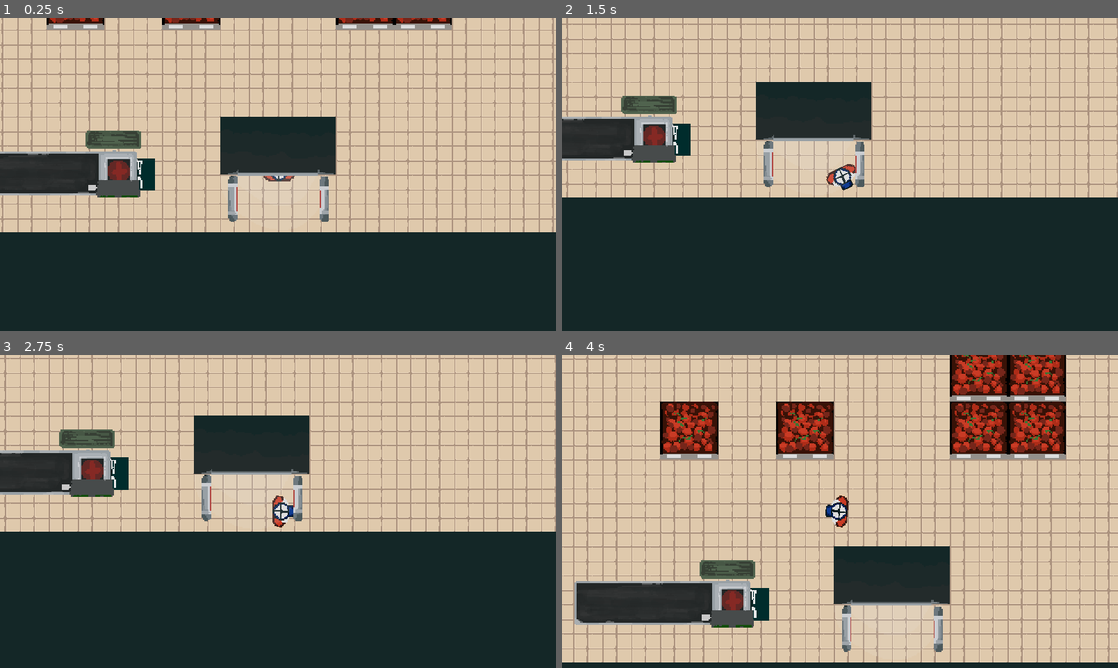
Above: before the commit, frames 1-4 (two rows, left to right).
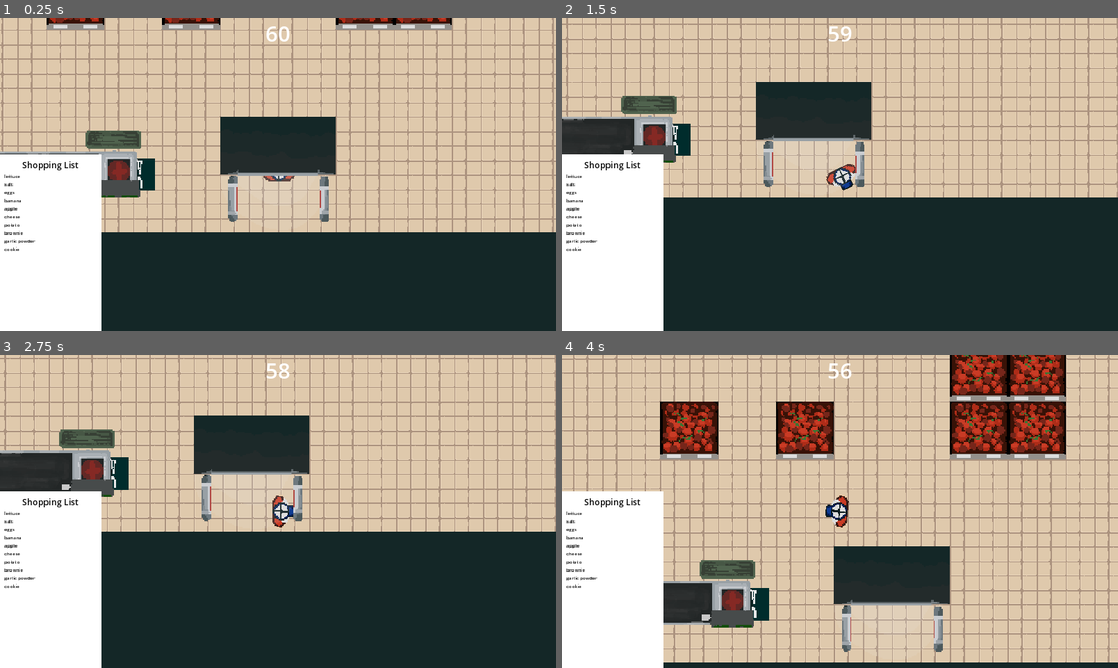
Above: after the commit, the same moments.

Repository: Drury-Indie-Game-Studio/GGJ2024
Game: Godot game, scene res://Scenes/world.tscn
Same seed, same stepped clock (60 frames per second), same inputs: the game is played once before the commit and once after it. This scene is started directly instead of the project's main scene.
Inputs (mouse positions are in pixels of both pictures, inside the frame that each line leads up to):
- Up to frame 1 (0.25 s): no input
- Up to frame 2 (1.5 s): tap Enter at 0.5 s; move the mouse to (962, 158) at 0.52 s; hold Right (ui_right) 0.53-1.28 s; tap Space at 1.25 s; move the mouse to (728, 190) at 1.27 s; hold Down (ui_down) from 1.28 s (still down)
- Up to frame 3 (2.75 s): move the mouse to (333, 442) at 2.02 s; release Down (ui_down) at 2.03 s; hold Right (ui_right) from 2.03 s (still down)
- Up to frame 4 (4 s): move the mouse to (812, 574) at 2.77 s; release Right (ui_right) at 2.78 s; hold Up (ui_up) 2.78-3.53 s; move the mouse to (1006, 558) at 3.52 s; hold Left (ui_left) from 3.53 s (still down)

The runs differ from the first frame. In frame 1, 10% of the frame differs, in the area x 0-53%, y 2-100%; in frame 2, 10%; in frame 3, 10%; in frame 4, 10%.

Commit message:
All Functional Scenes

Diff:
--- /dev/null
+++ b/Scenes/CanvasLayer.gd
@@ -0,0 +1,11 @@
+extends CanvasLayer
+
+
+# Called when the node enters the scene tree for the first time.
+func _ready():
+	pass # Replace with function body.
+
+
+# Called every frame. 'delta' is the elapsed time since the previous frame.
+func _process(delta: float) -> void:
+	pass
--- a/Scenes/GameUI.tscn
+++ b/Scenes/GameUI.tscn
@@ -1,4 +1,6 @@
-[gd_scene load_steps=3 format=3 uid="uid://dbfh3saqgp4bs"]
+[gd_scene load_steps=4 format=3 uid="uid://dbfh3saqgp4bs"]
+
+[ext_resource type="Script" path="res://Scenes/Items.gd" id="1_sqclr"]
 
 [sub_resource type="Gradient" id="Gradient_1ch7i"]
 offsets = PackedFloat32Array(1)
@@ -18,7 +20,7 @@
 [node name="VBoxContainer" type="VBoxContainer" parent="."]
 layout_mode = 2
 
-[node name="Label" type="Label" parent="VBoxContainer"]
+[node name="TimeLeft" type="Label" parent="VBoxContainer"]
 layout_mode = 2
 size_flags_vertical = 3
 theme_override_font_sizes/font_size = 75
@@ -44,61 +46,16 @@
 theme_override_constants/margin_right = 15
 theme_override_constants/margin_bottom = 15
 
-[node name="VBoxContainer" type="VBoxContainer" parent="VBoxContainer/TextureRect/MarginContainer"]
+[node name="List" type="VBoxContainer" parent="VBoxContainer/TextureRect/MarginContainer"]
 layout_mode = 2
 
-[node name="Label" type="Label" parent="VBoxContainer/TextureRect/MarginContainer/VBoxContainer"]
+[node name="Label" type="Label" parent="VBoxContainer/TextureRect/MarginContainer/List"]
 layout_mode = 2
 theme_override_colors/font_color = Color(0, 0, 0, 1)
 theme_override_font_sizes/font_size = 30
 text = "Shopping List"
 horizontal_alignment = 1
 
-[node name="Label2" type="Label" parent="VBoxContainer/TextureRect/MarginContainer/VBoxContainer"]
+[node name="Items" type="VBoxContainer" parent="VBoxContainer/TextureRect/MarginContainer/List"]
 layout_mode = 2
-theme_override_colors/font_color = Color(0, 0, 0, 1)
-theme_override_font_sizes/font_size = 30
-text = "Item"
-horizontal_alignment = 1
-
-[node name="Label3" type="Label" parent="VBoxContainer/TextureRect/MarginContainer/VBoxContainer"]
-layout_mode = 2
-theme_override_colors/font_color = Color(0, 0, 0, 1)
-theme_override_font_sizes/font_size = 30
-text = "Item"
-horizontal_alignment = 1
-
-[node name="Label4" type="Label" parent="VBoxContainer/TextureRect/MarginContainer/VBoxContainer"]
-layout_mode = 2
-theme_override_colors/font_color = Color(0, 0, 0, 1)
-theme_override_font_sizes/font_size = 30
-text = "Item"
-horizontal_alignment = 1
-
-[node name="Label5" type="Label" parent="VBoxContainer/TextureRect/MarginContainer/VBoxContainer"]
-layout_mode = 2
-theme_override_colors/font_color = Color(0, 0, 0, 1)
-theme_override_font_sizes/font_size = 30
-text = "Item"
-horizontal_alignment = 1
-
-[node name="Label6" type="Label" parent="VBoxContainer/TextureRect/MarginContainer/VBoxContainer"]
-layout_mode = 2
-theme_override_colors/font_color = Color(0, 0, 0, 1)
-theme_override_font_sizes/font_size = 30
-text = "Item"
-horizontal_alignment = 1
-
-[node name="Label7" type="Label" parent="VBoxContainer/TextureRect/MarginContainer/VBoxContainer"]
-layout_mode = 2
-theme_override_colors/font_color = Color(0, 0, 0, 1)
-theme_override_font_sizes/font_size = 30
-text = "Item"
-horizontal_alignment = 1
-
-[node name="Label8" type="Label" parent="VBoxContainer/TextureRect/MarginContainer/VBoxContainer"]
-layout_mode = 2
-theme_override_colors/font_color = Color(0, 0, 0, 1)
-theme_override_font_sizes/font_size = 30
-text = "Item"
-horizontal_alignment = 1
+script = ExtResource("1_sqclr")
--- /dev/null
+++ b/Scenes/Items.gd
@@ -0,0 +1,11 @@
+extends VBoxContainer
+
+
+# Called when the node enters the scene tree for the first time.
+func _ready():
+	pass # Replace with function body.
+
+
+# Called every frame. 'delta' is the elapsed time since the previous frame.
+func _process(delta):
+	pass
--- a/Scenes/World.gd
+++ b/Scenes/World.gd
@@ -1,5 +1,6 @@
 extends Node2D
 
+var GameTime = 60
 var itemList = ["apple", "banana", "orange", "lettuce", "carrot", "potato", "milk", "cheese", "butter", "eggs", "beef", "chicken", "bread", "cookie", "brownie", "pepper", "salt", "garlic powder"]
 var shoppingList = ["", "", "", "", "", "", "", "", "", ""]
 var itemDict = {
@@ -44,6 +45,22 @@
 
 	$Supermarket.placeItems()
 
+	for item in shoppingList:
+		var label = Label.new()
+		label.text = item
+		label.modulate = Color(0,0,0)
+		$CanvasLayer/Control/VBoxContainer/TextureRect/MarginContainer/List/Items.add_child(label)
+		print(label.text)
+	$CanvasLayer/Control/VBoxContainer/TimeLeft.text = str(GameTime)
+	$Timer.start()
+
+func checkTime():
+	if GameTime < 1:
+		# Game Over
+		pass
+	else:
+		GameTime-=1
+	$CanvasLayer/Control/VBoxContainer/TimeLeft.text = str(GameTime)
 func _process(delta):
 	pass
 	if timerIsGoing == true:
@@ -51,4 +68,3 @@
 		if timer <= 0:
 			pass
 		pass
-	print(timer)
--- a/Scenes/collectible.gd
+++ b/Scenes/collectible.gd
@@ -2,6 +2,7 @@
 
 var fade = 1.0
 var collected = false
+var itemName = "?"
 
 func _ready():
 	fade = 1.0
@@ -11,7 +12,13 @@
 func _on_body_entered(body):
 	if collected == false:
 		collected = true
-		print("Collected")
+		print("Collected "+itemName)
+		var itemList = get_node("../../CanvasLayer/Control/VBoxContainer/TextureRect/MarginContainer/List/Items").get_children()
+		print(itemList)
+		for i in itemList:
+			print(i)
+			if i.text == itemName:
+				i.queue_free()
 
 func _process(delta):
 	if collected == true:
--- a/Scenes/supermarket.gd
+++ b/Scenes/supermarket.gd
@@ -13,6 +13,27 @@
 ]
 
 var frames = []
+
+var itemNames = [
+	"apple",
+	"banana",
+	"beef",
+	"bread",
+	"brownie",
+	"butter",
+	"carrot",
+	"cheese",
+	"chicken",
+	"cookie",
+	"eggs",
+	"garlic powder",
+	"lettuce",
+	"milk",
+	"orange",
+	"pepper",
+	"potato",
+	"salt"
+]
 
 # Called when the node enters the scene tree for the first time.
 func _ready():
@@ -39,6 +60,7 @@
 		add_child(item)
 		item.get_child(1).frame = f
 		item.position = placeItem(f)
+		item.itemName = itemNames[f]
 
 # Called every frame. 'delta' is the elapsed time since the previous frame.
 func placeItem(itemIndex):
--- a/Scenes/world.tscn
+++ b/Scenes/world.tscn
@@ -8,6 +8,8 @@
 [ext_resource type="Texture2D" uid="uid://buvrxu0irp51x" path="res://Assets/Sprites/Wall.png" id="6_lmu5a"]
 [ext_resource type="Texture2D" uid="uid://bj1bxd0yifruo" path="res://Assets/Sprites/Register.png" id="6_si4iq"]
 [ext_resource type="Texture2D" uid="uid://c8o34bal6j431" path="res://Assets/Sprites/Door.png" id="8_7k70e"]
+[ext_resource type="Script" path="res://Scenes/CanvasLayer.gd" id="9_p2k0i"]
+[ext_resource type="PackedScene" uid="uid://dbfh3saqgp4bs" path="res://Scenes/GameUI.tscn" id="10_p2eo8"]
 
 [sub_resource type="RectangleShape2D" id="RectangleShape2D_uxqda"]
 size = Vector2(3900, 100)
@@ -25,14 +27,6 @@
 offset_bottom = 2700.0
 texture = ExtResource("2_5kteb")
 stretch_mode = 1
-
-[node name="Label" type="Label" parent="."]
-offset_left = 384.0
-offset_top = 259.0
-offset_right = 715.0
-offset_bottom = 389.0
-theme_override_font_sizes/font_size = 95
-text = "Testing"
 
 [node name="AudioStreamPlayer2D_1" type="AudioStreamPlayer2D" parent="."]
 stream = ExtResource("2_glh0w")
@@ -134,3 +128,13 @@
 position = Vector2(100, 0)
 scale = Vector2(0.1, 1)
 shape = SubResource("RectangleShape2D_lo845")
+
+[node name="CanvasLayer" type="CanvasLayer" parent="."]
+script = ExtResource("9_p2k0i")
+
+[node name="Control" parent="CanvasLayer" instance=ExtResource("10_p2eo8")]
+top_level = true
+
+[node name="Timer" type="Timer" parent="."]
+
+[connection signal="timeout" from="Timer" to="." method="checkTime"]
Not shown: 1 places in Scenes/dairy_section.tscn that only renumber resources
Not shown: 1 places in Scenes/supermarket.tscn that only renumber resources
Not shown: 1 places in Scenes/world.tscn that only renumber resources
